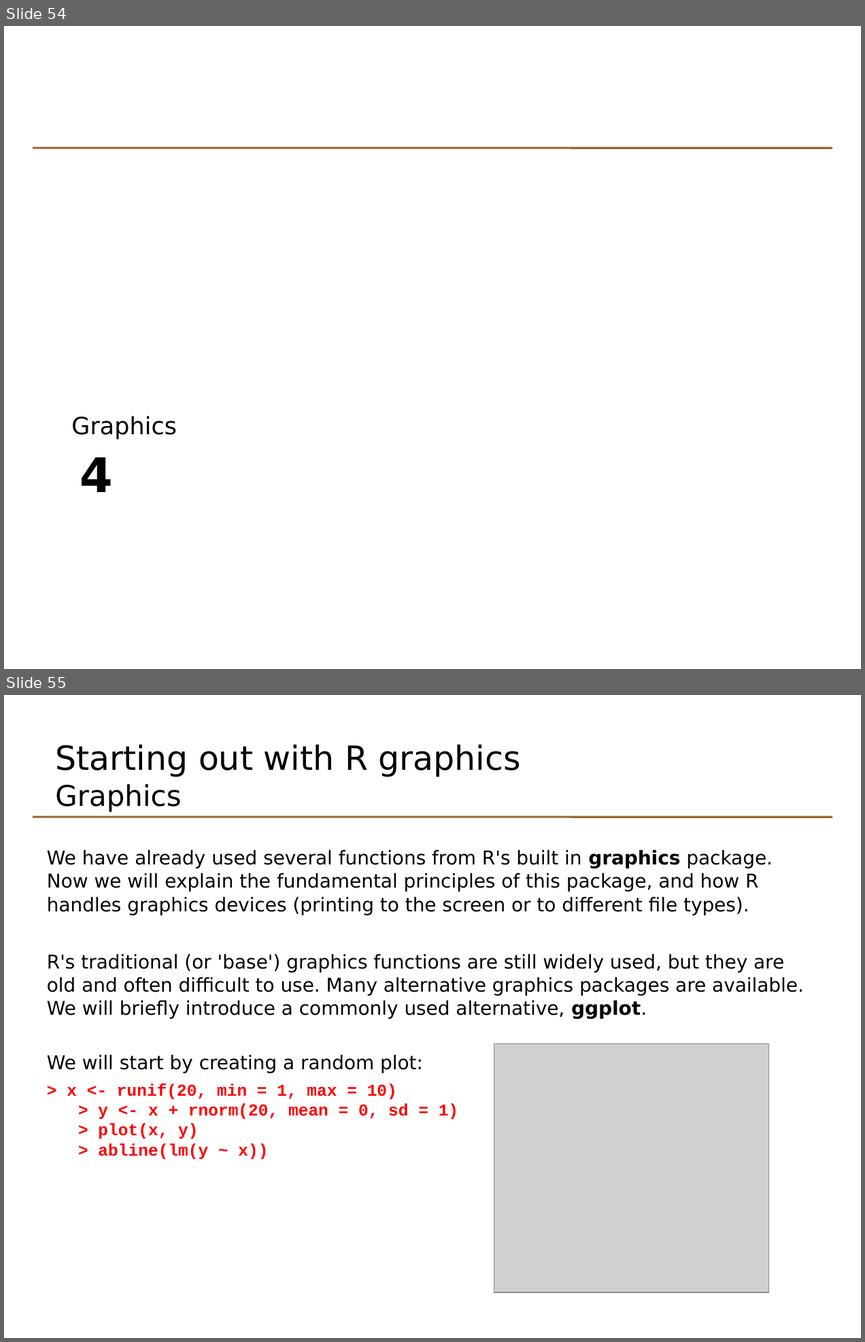
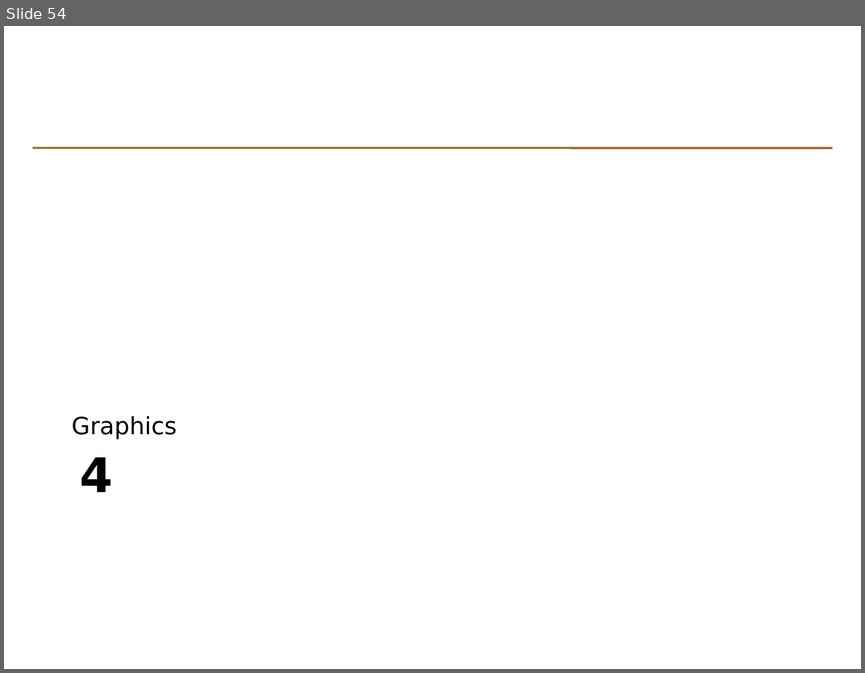
Before and after one commit to johnomics/basicr, a slide deck: Basic_R_Day_2_slides.odp. Shown one above the other, each under a label of ours: slides 54 and 55 before the commit, slide 54 after it. The pictures are 865x1342 and 865x673 pixels, drawn with LibreOffice and Linux fonts; fonts in the diff are those of the drawing; grey boxes stand for pictures. Boxes give left, top, right and bottom in pixels: in the first picture for what was removed or moved away, otherwise in the second. Text is boxed around its words. In the diff, an @@ line names an element or a change of style, - is before the commit and + after.

Commit message:
Revert graphics section

```diff
--- a/Basic_R_Day_2_slides.odp
+++ b/Basic_R_Day_2_slides.odp
@@ slide 55 removed at <box>4,695,861,1338</box>, background #FFFFFF; not listed: 1 template element that a slide beside it also shows @@
@@ text removed at <box>55,744,521,812</box> @@
-Starting out with R graphics
-Graphics
@@ text removed at <box>47,849,804,1159</box> @@
-We have already used several functions from R's built in graphics package. Now we will explain the fundamental principles of this package, and how R handles graphics devices (printing to the screen or to different file types).
-R's traditional (or 'base') graphics functions are still widely used, but they are old and often difficult to use. Many alternative graphics packages are available. We will briefly introduce a commonly used alternative, ggplot.
-We will start by creating a random plot:
-> x <- runif(20, min = 1, max = 10)
-> y <- x + rnorm(20, mean = 0, sd = 1)
-> plot(x, y)
-> abline(lm(y ~ x))
@@ picture removed at <box>494,1044,769,1292</box> @@
```
Also in this commit, not shown: 1 slide changed, 29 slides added, 19 other slides removed, 13 other files.
